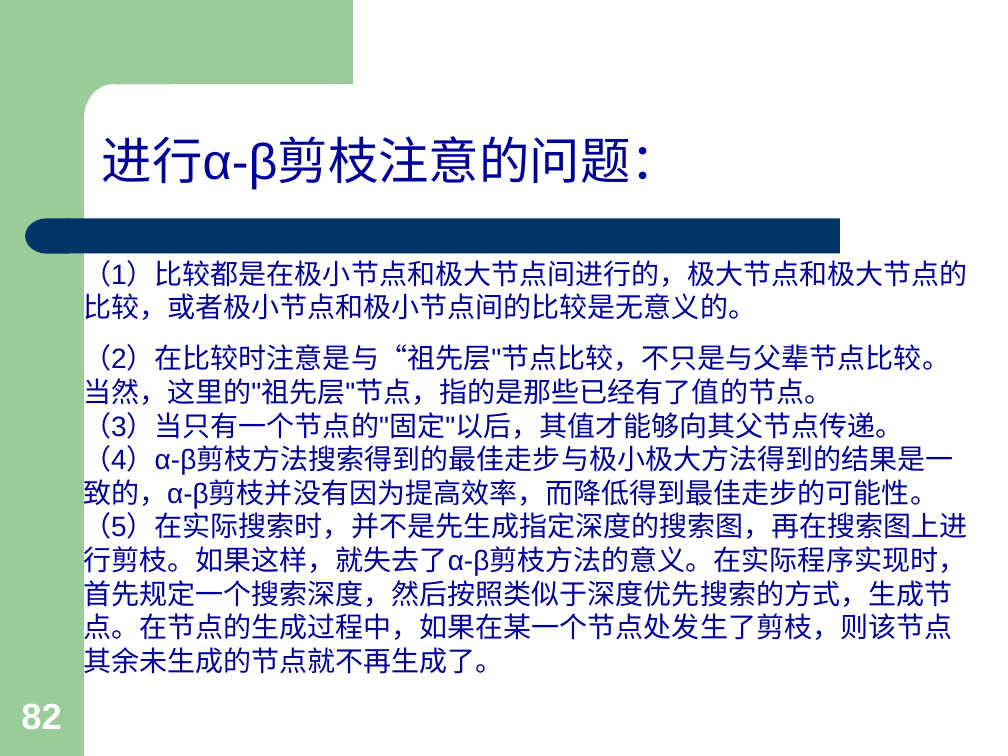
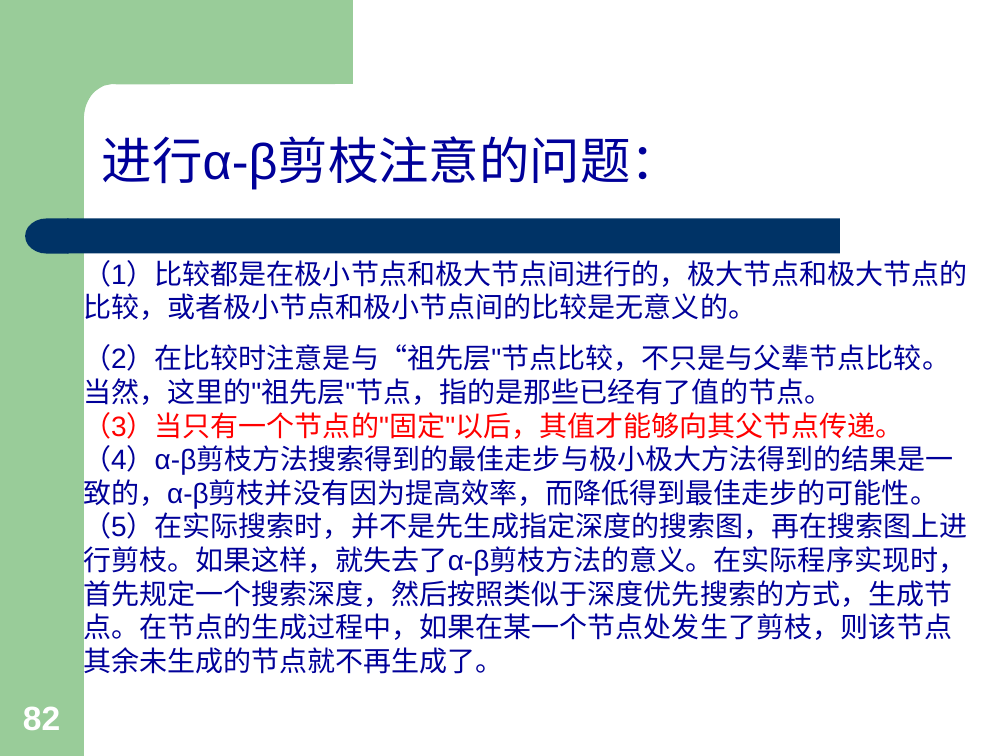
Before and after one commit to jxwb088047/AI_Review, a slide deck: slide 82 of 人工智能PPT/4. 可分解的产生式系统.ppt. Drawn at 1008x756 pixels with LibreOffice and Linux fonts; fonts in the diff are those of the drawing. Boxes give left, top, right and bottom in pixels: in the first picture for what was removed or moved away, otherwise in the second. Text is boxed around its words. In the diff, an @@ line names an element or a change of style, - is before the commit and + after.

```diff
--- a/人工智能PPT/4. 可分解的产生式系统.ppt
+++ b/人工智能PPT/4. 可分解的产生式系统.ppt
@@ text at bbox=[83, 340, 968, 679]: text colour #000099 to #FF0000 in "（3）当只有一个节点的"固定"以后，其值才能够向其父节点传递。" @@
@@ page number at bbox=[23, 706, 60, 730]: size 26 to 24.1 pt @@
```
Also in this commit, not shown: 12 other slides changed, 6 other files.
